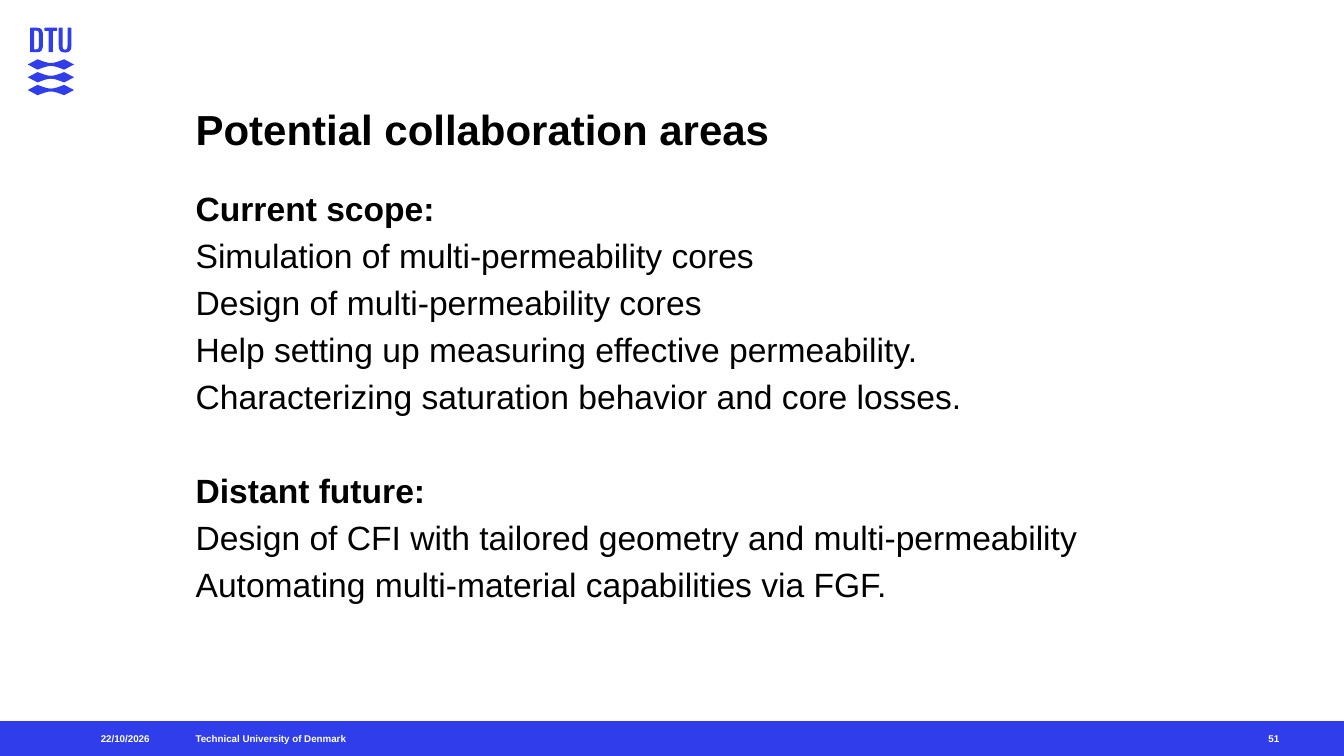
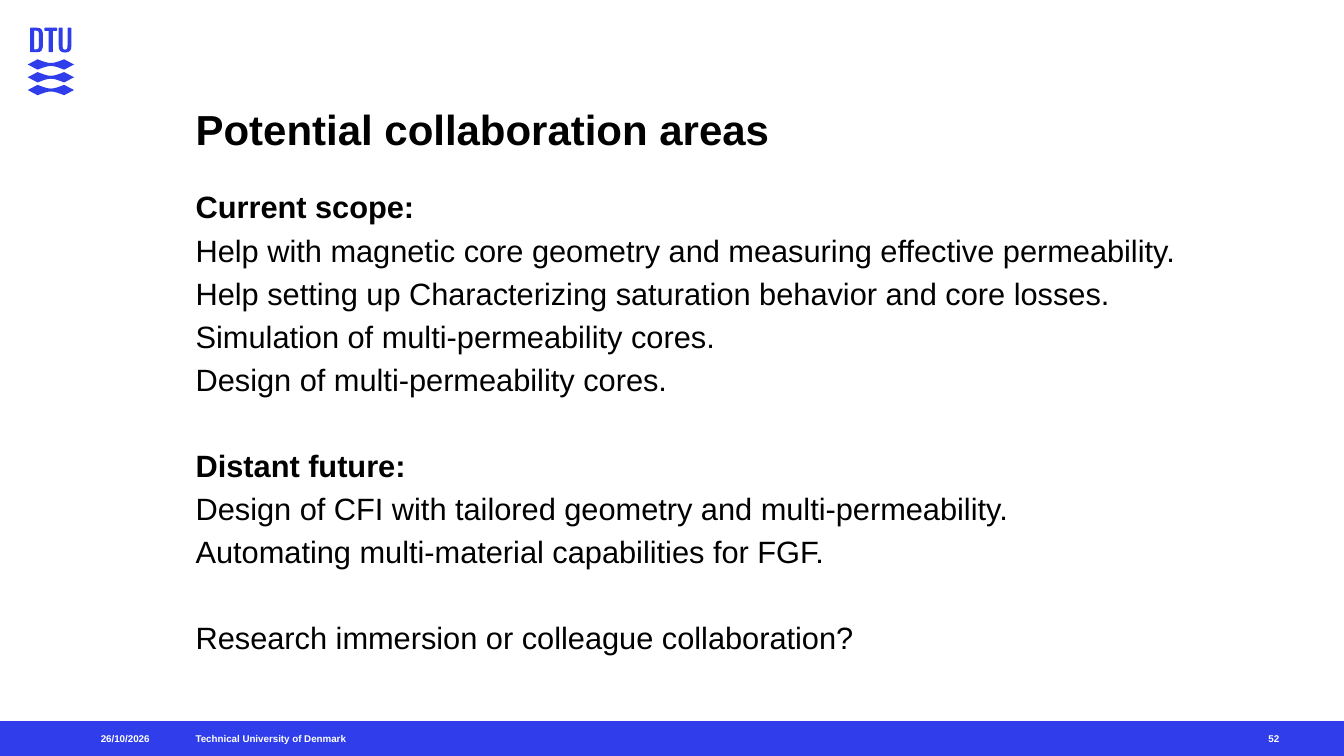
Before and after one commit to DTU-Printing-Inductors/documentation, a slide deck: slide 52 of latex/presentations/2__27_10_2026/brainstorming_27_10_2026.potx.pptx (slide 51 before the commit). Drawn at 1344x756 pixels with LibreOffice and Linux fonts; fonts in the diff are those of the drawing. Boxes give left, top, right and bottom in pixels: in the first picture for what was removed or moved away, otherwise in the second. Text is boxed around its words. In the diff, an @@ line names an element or a change of style, - is before the commit and + after.

```diff
--- a/latex/presentations/2__27_10_2026/brainstorming_27_10_2026.potx.pptx
+++ b/latex/presentations/2__27_10_2026/brainstorming_27_10_2026.potx.pptx
@@ text at bbox=[196, 196, 414, 478]: size 24 to 22 pt in "Current scope:", "Distant future:" @@
@@ text at bbox=[196, 239, 1175, 396]: text changed; size 24 to 22 pt @@
-Simulation of multi-permeability cores
-Design of multi-permeability cores
-Help setting up measuring effective permeability.
-Characterizing saturation behavior and core losses.
+Help with magnetic core geometry and measuring effective permeability.
+Help setting up Characterizing saturation behavior and core losses.
+Simulation of multi-permeability cores.
+Design of multi-permeability cores.
@@ text at bbox=[196, 497, 1008, 655]: text changed; size 24 to 22 pt @@
-Design of CFI with tailored geometry and multi-permeability
-Automating multi-material capabilities via FGF.
+Design of CFI with tailored geometry and multi-permeability.
+Automating multi-material capabilities for FGF.
+Research immersion or colleague collaboration?
```
Also in this commit, not shown: 51 other slides changed, 1 slide added, 44 other files.
